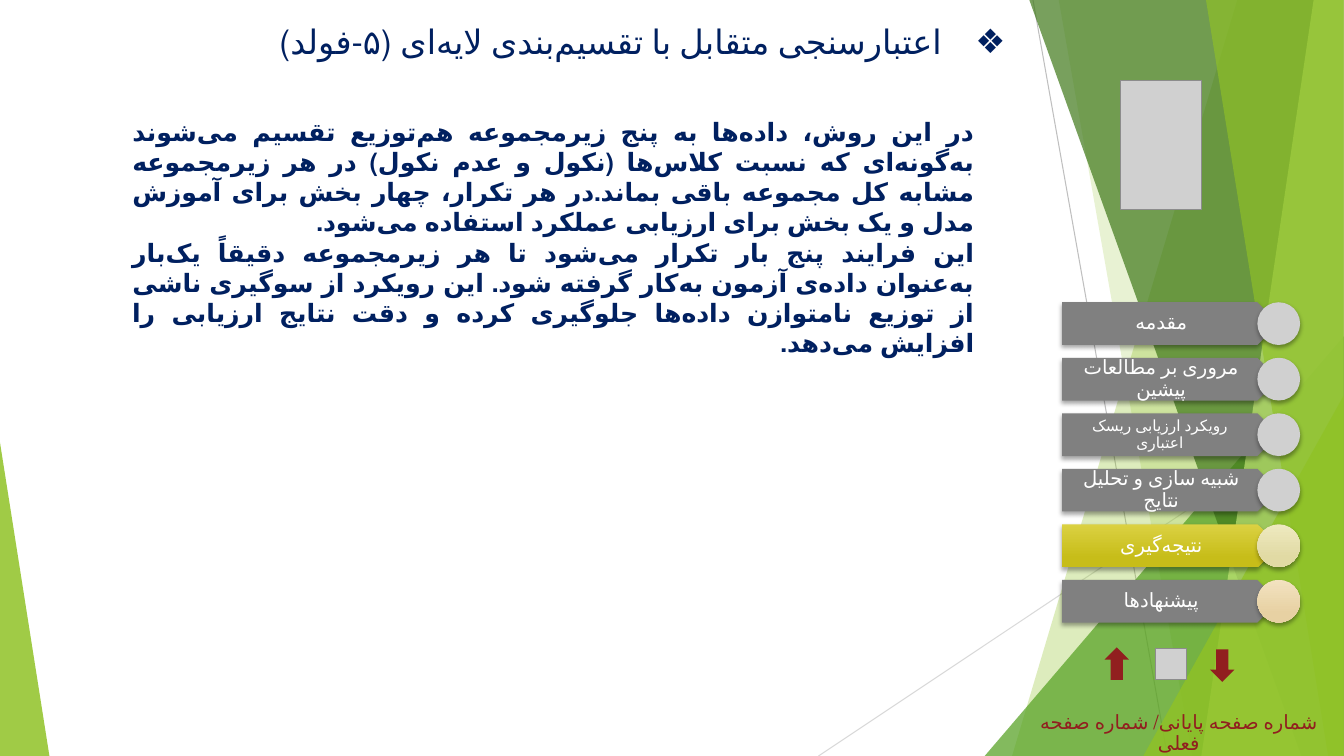
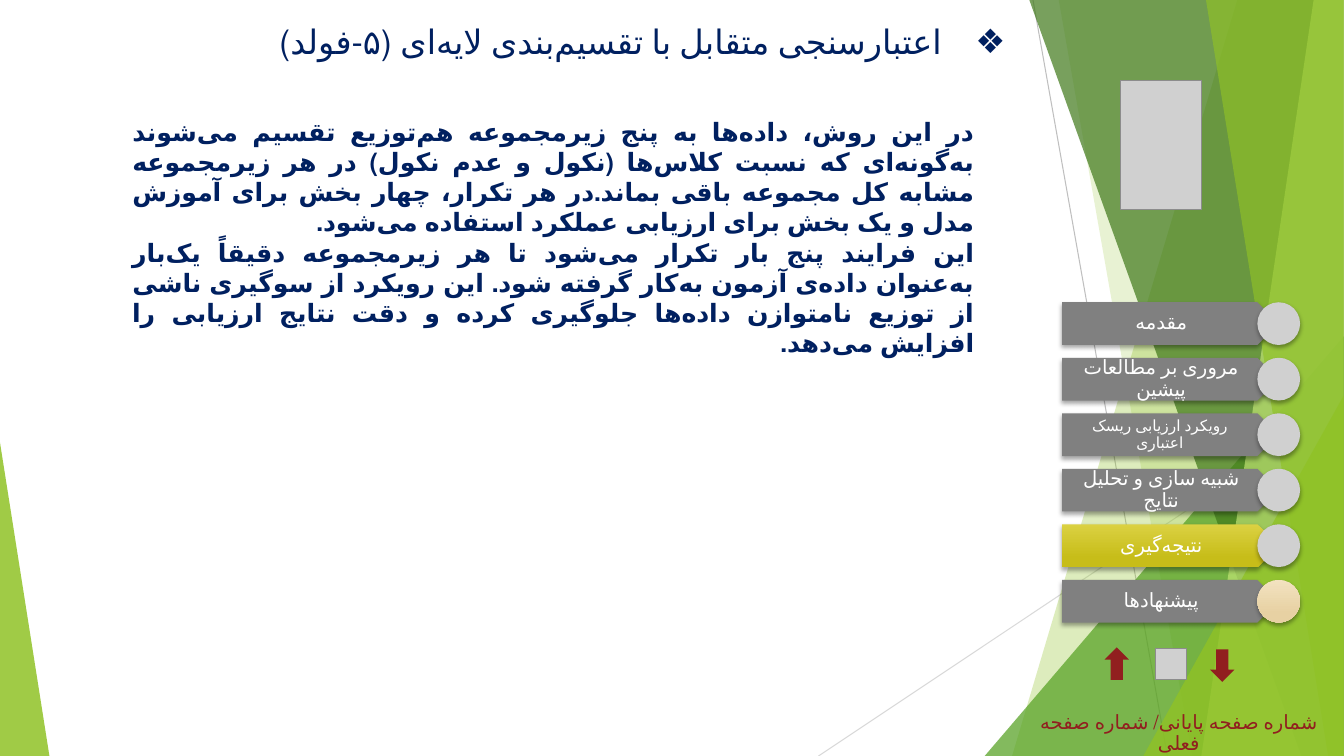
Before and after one commit to linuxvps/resale, a slide deck: slide 40 of Presentation 07.pptx (slide 35 before the commit). Drawn at 1344x756 pixels with LibreOffice and Linux fonts; fonts in the diff are those of the drawing; grey boxes stand for pictures; background and template pictures are left out. Boxes give left, top, right and bottom in pixels: in the first picture for what was removed or moved away, otherwise in the second. Text is boxed around its words. In the diff, an @@ line names an element or a change of style, - is before the commit and + after.

```diff
--- a/Presentation 07.pptx
+++ b/Presentation 07.pptx
@@ ellipse removed at box(1257, 524, 1300, 567) @@
@@ picture added at box(1257, 524, 1300, 567) @@
```
Also in this commit, not shown: 1 other slide changed, 5 slides added, 1 other file.
